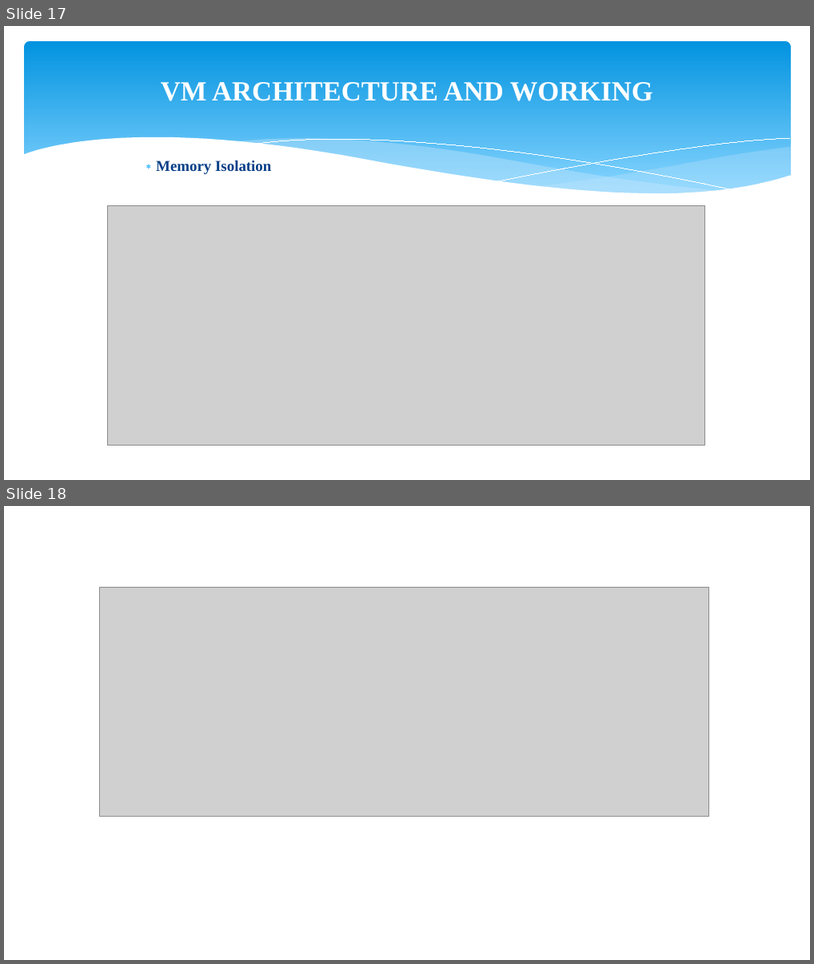
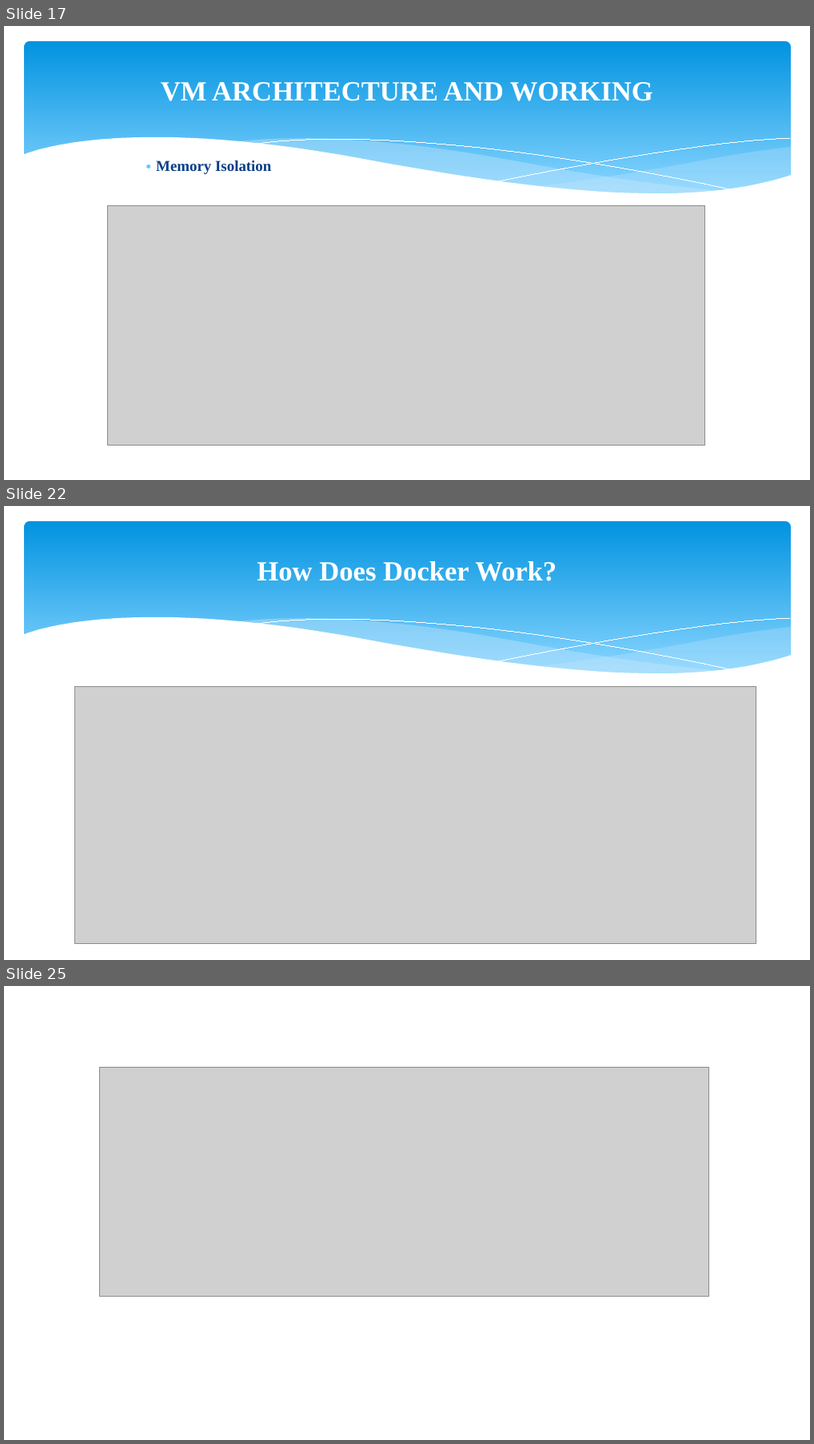
Before and after one commit to milanmenezes/aws-workshop, a slide deck: AWS.pptx. Shown one above the other, each under a label of ours: slides 17 and 18 before the commit, slides 17, 22 and 25 after it; the slides between them are not shown. The pictures are 814x964 and 814x1444 pixels, drawn with LibreOffice and Linux fonts; fonts in the diff are those of the drawing; grey boxes stand for pictures. Boxes give left, top, right and bottom in pixels: in the first picture for what was removed or moved away, otherwise in the second. Text is boxed around its words. In the diff, an @@ line names an element or a change of style, - is before the commit and + after.

Commit message:
docker and dns

```diff
--- a/AWS.pptx
+++ b/AWS.pptx
@@ slide 22 added at bbox=[4, 506, 810, 960], background #FFFFFF; not listed: 6 template elements that a slide beside it also shows @@
@@ title added at bbox=[257, 561, 557, 581], 33 pt, text #FFFFFF, bold @@
+How Does Docker Work?
@@ picture added at bbox=[74, 686, 756, 944] @@
@@ what was slide 18 is now slide 25 @@
```
Also in this commit, not shown: 7 other slides added, 1 slide removed.
